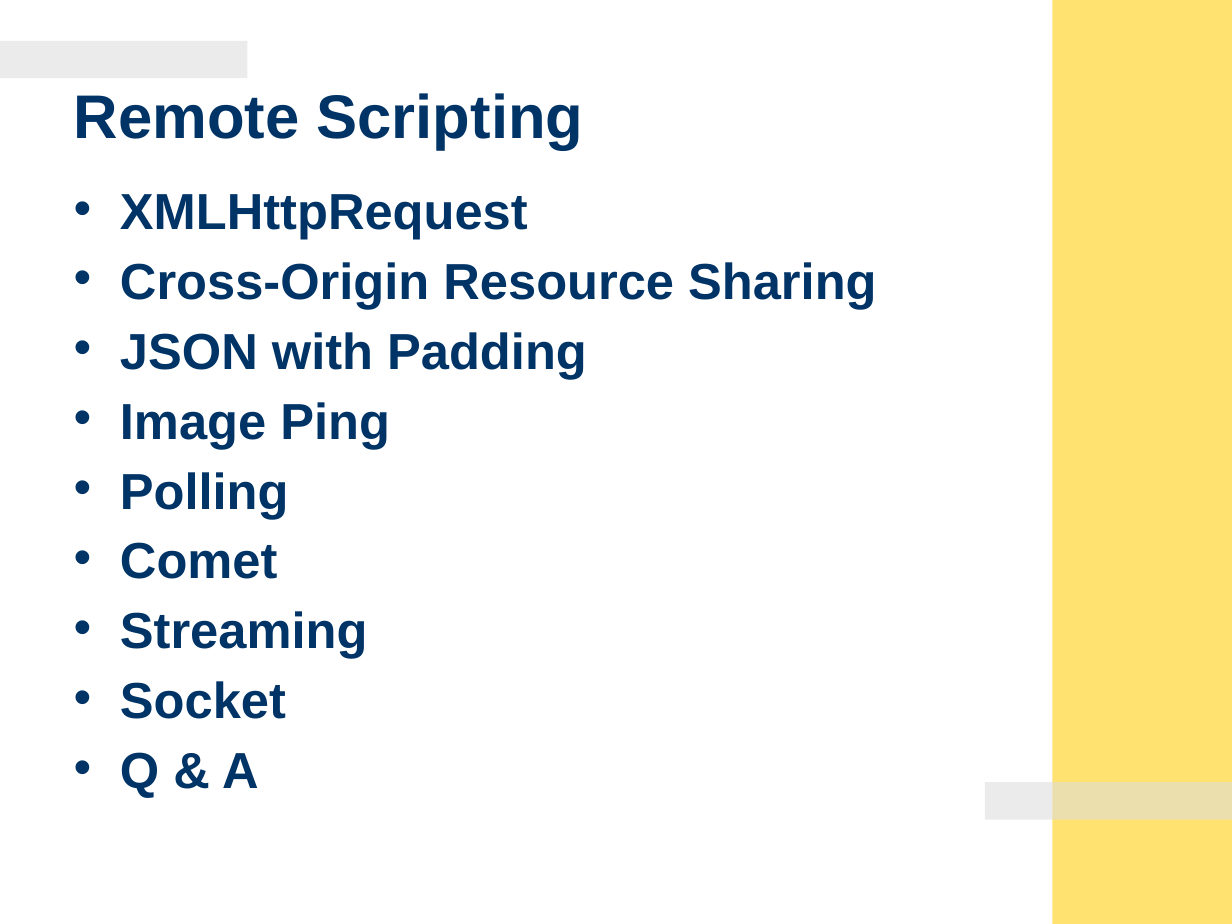
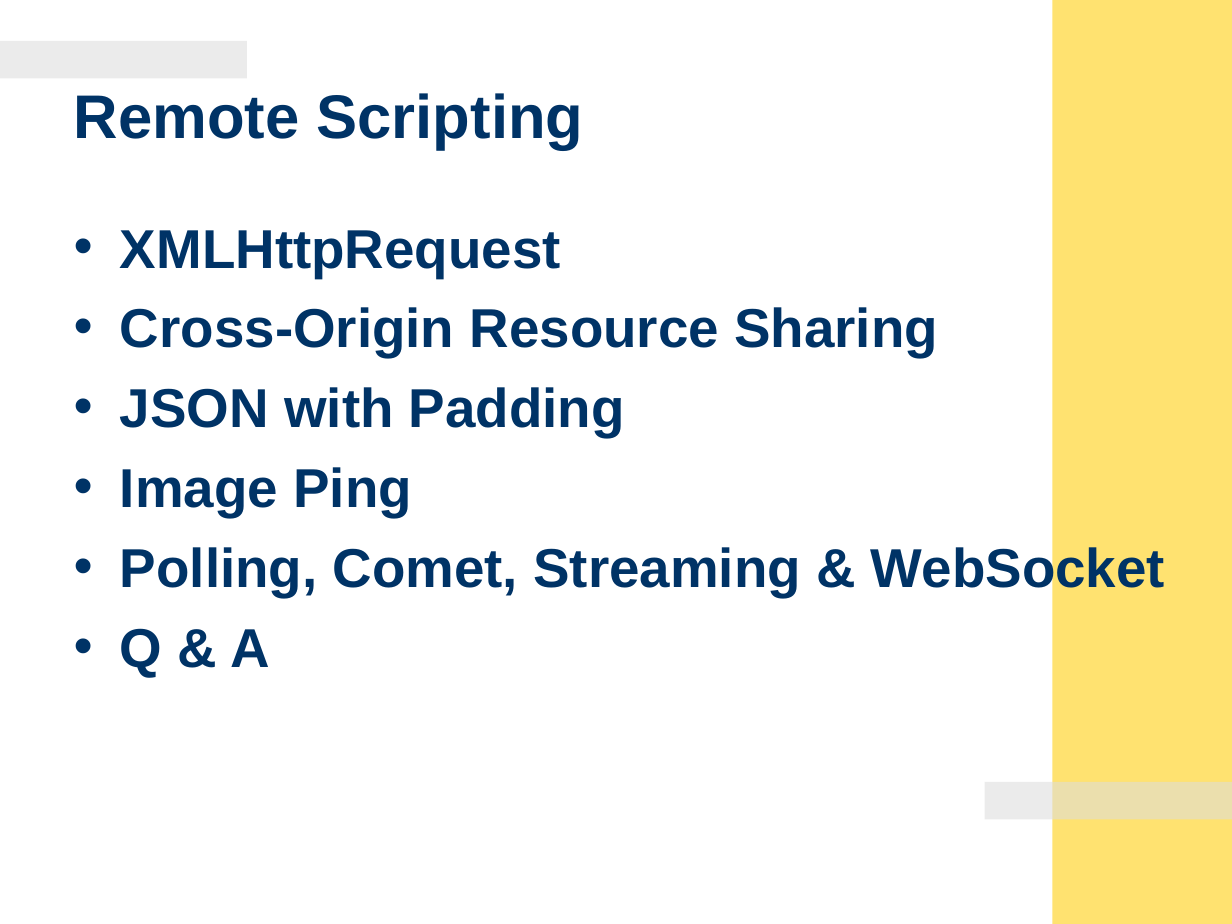
Before and after one commit to auntyellow/js, a slide deck: slide 3 of JavaScript - Object-Oriented Programming & Remote Scripting.ppt. Drawn at 1232x924 pixels with LibreOffice and Linux fonts; fonts in the diff are those of the drawing; background and template pictures are left out. Boxes give left, top, right and bottom in pixels: in the first picture for what was removed or moved away, otherwise in the second. Text is boxed around its words. In the diff, an @@ line names an element or a change of style, - is before the commit and + after.

```diff
--- a/JavaScript - Object-Oriented Programming & Remote Scripting.ppt
+++ b/JavaScript - Object-Oriented Programming & Remote Scripting.ppt
@@ text "XMLHttpRequest": place and size @@
-text "XMLHttpRequest" at box(120, 194, 876, 798)
+text "XMLHttpRequest" at box(120, 230, 1165, 677)
@@ text at box(120, 230, 938, 677): size 29.6 to 32 pt in "XMLHttpRequest", "Cross-Origin Resource Sharing", "JSON with Padding", "Image Ping" and 1 more places; line spacing 0.7 to 0.8 @@
@@ text at box(120, 544, 1165, 597): text changed; size 29.6 to 32 pt @@
-• Polling
-• Comet
-• Streaming
-• Socket
+• Polling, Comet, Streaming & WebSocket
```
Also in this commit, not shown: 14 other slides changed, 2 slides added, 4 slides removed, 5 other files.
